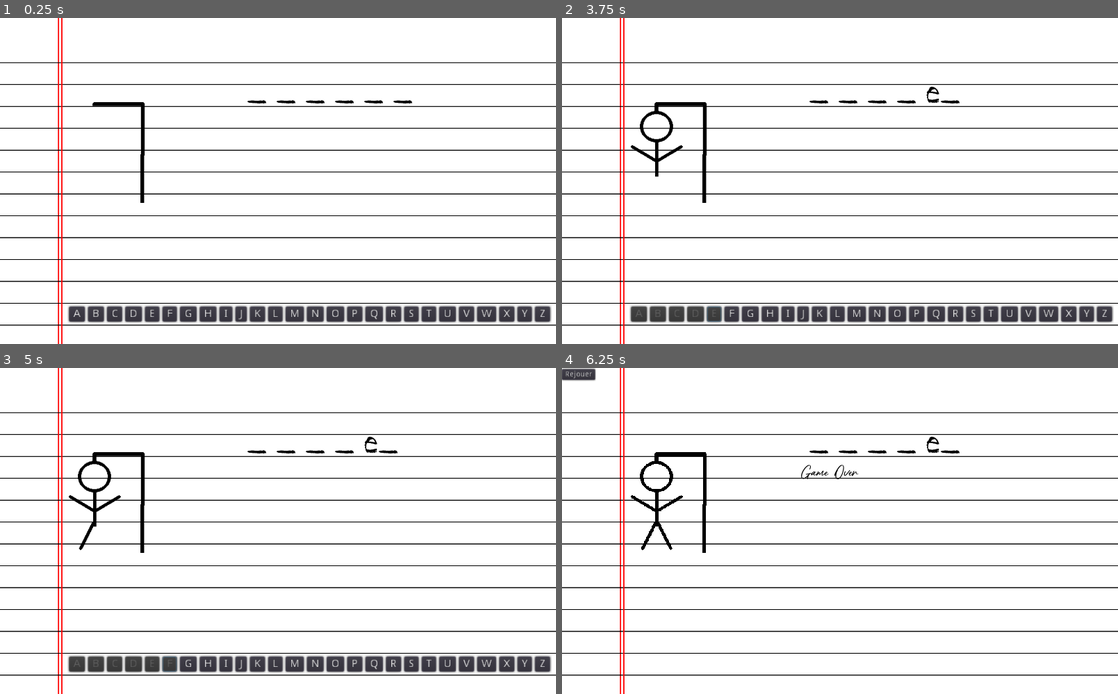
Above: before the commit, frames 1-4 (two rows, left to right).
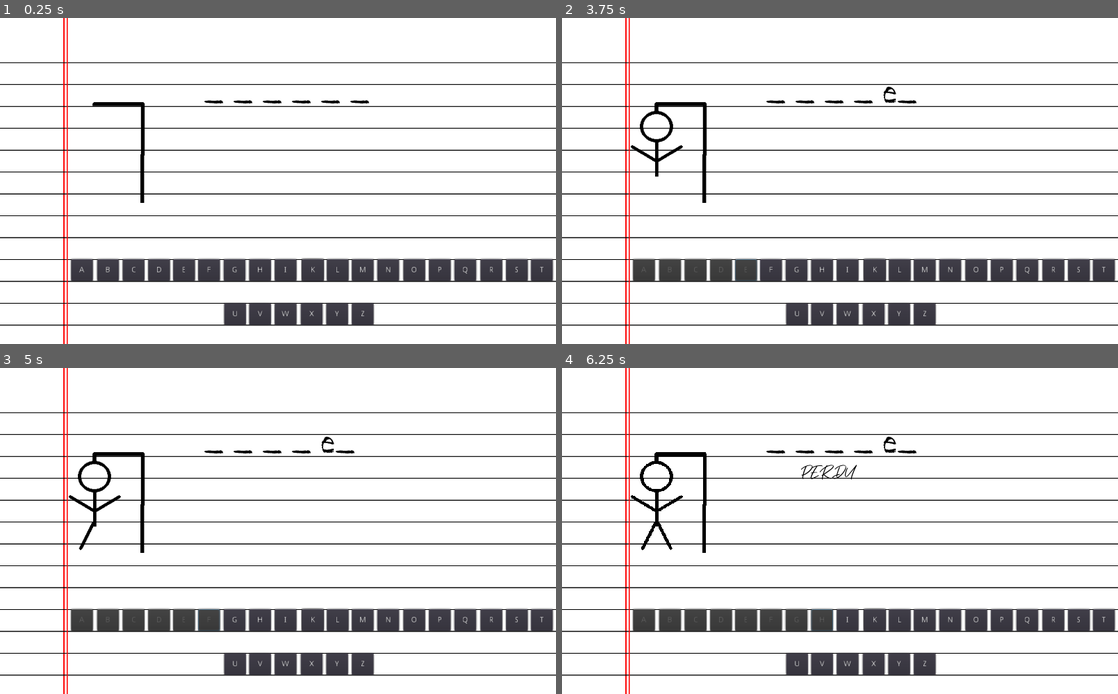
Above: after the commit, the same moments.

Repository: Jelared/Project-Jeu_du_Pendu
Game: Godot game, scene res://scenes/Main.tscn
Same seed, same stepped clock (60 frames per second), same inputs: the game is played once before the commit and once after it.
Inputs (mouse positions are in pixels of both pictures, inside the frame that each line leads up to):
- Up to frame 1 (0.25 s): no input
- Up to frame 2 (3.75 s): click "A" at 0.5 s; click "B" at 1.25 s; click "C" at 2 s; click "D" at 2.75 s; click "E" at 3.5 s
- Up to frame 3 (5 s): click "F" at 4.25 s
- Up to frame 4 (6.25 s): click "G" at 5 s; click (823, 619) at 5.75 s, where only the run after the commit has a clickable "H"

The runs differ from the first frame. In frame 1, 11% of the frame differs, in the area x 10-100%, y 0-100%; in frame 2, 11%; in frame 3, 11%; in frame 4, 9.2%.
Error after the commit: Invalid set index 'visible' (on base: 'null instance') with value of type 'bool'. (res://scripts/Main.gd:111)

Commit message:
update 16-09-2022
UI upgrade

Diff:
--- a/project.godot
+++ b/project.godot
@@ -23,6 +23,14 @@
 window/stretch/mode="2d"
 window/stretch/aspect="expand"
 
+[input]
+
+a={
+"deadzone": 0.5,
+"events": [ Object(InputEventKey,"resource_local_to_scene":false,"resource_name":"","device":0,"alt":false,"shift":false,"control":false,"meta":false,"command":false,"pressed":false,"scancode":0,"physical_scancode":81,"unicode":0,"echo":false,"script":null)
+ ]
+}
+
 [physics]
 
 common/enable_pause_aware_picking=true
--- a/scenes/Main.tscn
+++ b/scenes/Main.tscn
@@ -43,232 +43,278 @@
 groupe_clavier = ExtResource( 2 )
 
 [node name="Page" type="Sprite" parent="."]
-position = Vector2( 536, 662 )
+position = Vector2( 546, 662 )
 scale = Vector2( 0.5, 0.5 )
 texture = ExtResource( 13 )
 
 [node name="Affichage" type="RichTextLabel" parent="."]
-margin_left = 456.0
+margin_left = 376.0
 margin_top = 120.0
-margin_right = 825.0
+margin_right = 1000.0
 margin_bottom = 197.0
 custom_colors/default_color = Color( 0, 0, 0, 1 )
 custom_fonts/normal_font = SubResource( 3 )
 bbcode_enabled = true
 
-[node name="HBoxContainer" type="HBoxContainer" parent="."]
-margin_left = 127.0
-margin_top = 529.0
-margin_right = 760.0
-margin_bottom = 549.0
-rect_scale = Vector2( 1.4, 1.4 )
-
-[node name="Button_A" type="Button" parent="HBoxContainer"]
-margin_right = 21.0
-margin_bottom = 20.0
+[node name="Button_A" type="Button" parent="."]
+margin_left = 131.0
+margin_top = 442.0
+margin_right = 171.0
+margin_bottom = 482.0
 shortcut_in_tooltip = false
 group = ExtResource( 2 )
 text = "A"
-
-[node name="Button_B" type="Button" parent="HBoxContainer"]
-margin_left = 25.0
-margin_right = 46.0
-margin_bottom = 20.0
+icon_align = 1
+
+[node name="Button_B" type="Button" parent="."]
+margin_left = 179.0
+margin_top = 442.0
+margin_right = 219.0
+margin_bottom = 482.0
 shortcut_in_tooltip = false
 group = ExtResource( 2 )
 text = "B"
-
-[node name="Button_C" type="Button" parent="HBoxContainer"]
-margin_left = 50.0
-margin_right = 70.0
-margin_bottom = 20.0
+icon_align = 1
+
+[node name="Button_C" type="Button" parent="."]
+margin_left = 226.0
+margin_top = 442.0
+margin_right = 266.0
+margin_bottom = 482.0
 shortcut_in_tooltip = false
 group = ExtResource( 2 )
 text = "C"
-
-[node name="Button_D" type="Button" parent="HBoxContainer"]
-margin_left = 74.0
-margin_right = 96.0
-margin_bottom = 20.0
+icon_align = 1
+
+[node name="Button_D" type="Button" parent="."]
+margin_left = 273.0
+margin_top = 442.0
+margin_right = 313.0
+margin_bottom = 482.0
 shortcut_in_tooltip = false
 group = ExtResource( 2 )
 text = "D"
-
-[node name="Button_E" type="Button" parent="HBoxContainer"]
-margin_left = 100.0
-margin_right = 119.0
-margin_bottom = 20.0
+icon_align = 1
+
+[node name="Button_E" type="Button" parent="."]
+margin_left = 319.0
+margin_top = 442.0
+margin_right = 359.0
+margin_bottom = 482.0
 shortcut_in_tooltip = false
 group = ExtResource( 2 )
 text = "E"
-
-[node name="Button_F" type="Button" parent="HBoxContainer"]
-margin_left = 123.0
-margin_right = 142.0
-margin_bottom = 20.0
+icon_align = 1
+
+[node name="Button_F" type="Button" parent="."]
+margin_left = 365.0
+margin_top = 442.0
+margin_right = 405.0
+margin_bottom = 482.0
 shortcut_in_tooltip = false
 group = ExtResource( 2 )
 text = "F"
-
-[node name="Button_G" type="Button" parent="HBoxContainer"]
-margin_left = 146.0
-margin_right = 168.0
-margin_bottom = 20.0
+icon_align = 1
+
+[node name="Button_G" type="Button" parent="."]
+margin_left = 412.0
+margin_top = 442.0
+margin_right = 452.0
+margin_bottom = 482.0
 shortcut_in_tooltip = false
 group = ExtResource( 2 )
 text = "G"
-
-[node name="Button_H" type="Button" parent="HBoxContainer"]
-margin_left = 172.0
-margin_right = 194.0
-margin_bottom = 20.0
+icon_align = 1
+
+[node name="Button_H" type="Button" parent="."]
+margin_left = 459.0
+margin_top = 442.0
+margin_right = 499.0
+margin_bottom = 482.0
 shortcut_in_tooltip = false
 group = ExtResource( 2 )
 text = "H"
-
-[node name="Button_I" type="Button" parent="HBoxContainer"]
-margin_left = 198.0
-margin_right = 215.0
-margin_bottom = 20.0
+icon_align = 1
+
+[node name="Button_I" type="Button" parent="."]
+margin_left = 506.0
+margin_top = 442.0
+margin_right = 546.0
+margin_bottom = 482.0
 shortcut_in_tooltip = false
 group = ExtResource( 2 )
 text = "I"
-
-[node name="Button_J" type="Button" parent="HBoxContainer"]
-margin_left = 219.0
-margin_right = 234.0
-margin_bottom = 20.0
+icon_align = 1
+
+[node name="Button_J" type="Button" parent="."]
+margin_left = 556.0
+margin_top = 442.0
+margin_right = 596.0
+margin_bottom = 482.0
 shortcut_in_tooltip = false
 group = ExtResource( 2 )
 text = "J"
-
-[node name="Button_K" type="Button" parent="HBoxContainer"]
-margin_left = 238.0
-margin_right = 258.0
-margin_bottom = 20.0
+icon_align = 1
+
+[node name="Button_K" type="Button" parent="."]
+margin_left = 556.0
+margin_top = 442.0
+margin_right = 596.0
+margin_bottom = 482.0
 shortcut_in_tooltip = false
 group = ExtResource( 2 )
 text = "K"
-
-[node name="Button_L" type="Button" parent="HBoxContainer"]
-margin_left = 262.0
-margin_right = 281.0
-margin_bottom = 20.0
+icon_align = 1
+
+[node name="Button_L" type="Button" parent="."]
+margin_left = 602.0
+margin_top = 442.0
+margin_right = 642.0
+margin_bottom = 482.0
 shortcut_in_tooltip = false
 group = ExtResource( 2 )
 text = "L"
-
-[node name="Button_M" type="Button" parent="HBoxContainer"]
-margin_left = 285.0
-margin_right = 309.0
-margin_bottom = 20.0
+icon_align = 1
+
+[node name="Button_M" type="Button" parent="."]
+margin_left = 648.0
+margin_top = 442.0
+margin_right = 688.0
+margin_bottom = 482.0
 shortcut_in_tooltip = false
 group = ExtResource( 2 )
 text = "M"
-
-[node name="Button_N" type="Button" parent="HBoxContainer"]
-margin_left = 313.0
-margin_right = 335.0
-margin_bottom = 20.0
+icon_align = 1
+
+[node name="Button_N" type="Button" parent="."]
+margin_left = 695.0
+margin_top = 442.0
+margin_right = 735.0
+margin_bottom = 482.0
 shortcut_in_tooltip = false
 group = ExtResource( 2 )
 text = "N"
-
-[node name="Button_O" type="Button" parent="HBoxContainer"]
-margin_left = 339.0
-margin_right = 362.0
-margin_bottom = 20.0
+icon_align = 1
+
+[node name="Button_O" type="Button" parent="."]
+margin_left = 743.0
+margin_top = 442.0
+margin_right = 783.0
+margin_bottom = 482.0
 shortcut_in_tooltip = false
 group = ExtResource( 2 )
 text = "O"
-
-[node name="Button_P" type="Button" parent="HBoxContainer"]
-margin_left = 366.0
-margin_right = 386.0
-margin_bottom = 20.0
+icon_align = 1
+
+[node name="Button_P" type="Button" parent="."]
+margin_left = 790.0
+margin_top = 442.0
+margin_right = 830.0
+margin_bottom = 482.0
 shortcut_in_tooltip = false
 group = ExtResource( 2 )
 text = "P"
-
-[node name="Button_Q" type="Button" parent="HBoxContainer"]
-margin_left = 390.0
-margin_right = 413.0
-margin_bottom = 20.0
+icon_align = 1
+
+[node name="Button_Q" type="Button" parent="."]
+margin_left = 837.0
+margin_top = 442.0
+margin_right = 877.0
+margin_bottom = 482.0
 shortcut_in_tooltip = false
 group = ExtResource( 2 )
 text = "Q"
-
-[node name="Button_R" type="Button" parent="HBoxContainer"]
-margin_left = 417.0
-margin_right = 437.0
-margin_bottom = 20.0
+icon_align = 1
+
+[node name="Button_R" type="Button" parent="."]
+margin_left = 885.0
+margin_top = 442.0
+margin_right = 925.0
+margin_bottom = 482.0
 shortcut_in_tooltip = false
 group = ExtResource( 2 )
 text = "R"
-
-[node name="Button S" type="Button" parent="HBoxContainer"]
-margin_left = 441.0
-margin_right = 460.0
-margin_bottom = 20.0
+icon_align = 1
+
+[node name="Button S" type="Button" parent="."]
+margin_left = 932.0
+margin_top = 442.0
+margin_right = 972.0
+margin_bottom = 482.0
 shortcut_in_tooltip = false
 group = ExtResource( 2 )
 text = "S"
-
-[node name="Button T" type="Button" parent="HBoxContainer"]
-margin_left = 464.0
-margin_right = 483.0
-margin_bottom = 20.0
+icon_align = 1
+
+[node name="Button T" type="Button" parent="."]
+margin_left = 978.0
+margin_top = 442.0
+margin_right = 1018.0
+margin_bottom = 482.0
 shortcut_in_tooltip = false
 group = ExtResource( 2 )
 text = "T"
-
-[node name="Button U" type="Button" parent="HBoxContainer"]
-margin_left = 487.0
-margin_right = 509.0
-margin_bottom = 20.0
+icon_align = 1
+
+[node name="Button U" type="Button" parent="."]
+margin_left = 413.0
+margin_top = 523.0
+margin_right = 453.0
+margin_bottom = 563.0
 shortcut_in_tooltip = false
 group = ExtResource( 2 )
 text = "U"
-
-[node name="Button V" type="Button" parent="HBoxContainer"]
-margin_left = 513.0
-margin_right = 533.0
-margin_bottom = 20.0
+icon_align = 1
+
+[node name="Button V" type="Button" parent="."]
+margin_left = 459.0
+margin_top = 523.0
+margin_right = 499.0
+margin_bottom = 563.0
 shortcut_in_tooltip = false
 group = ExtResource( 2 )
 text = "V"
-
-[node name="Button W" type="Button" parent="HBoxContainer"]
-margin_left = 537.0
-margin_right = 562.0
-margin_bottom = 20.0
+icon_align = 1
+
+[node name="Button W" type="Button" parent="."]
+margin_left = 506.0
+margin_top = 523.0
+margin_right = 546.0
+margin_bottom = 563.0
 shortcut_in_tooltip = false
 group = ExtResource( 2 )
 text = "W"
-
-[node name="Button X" type="Button" parent="HBoxContainer"]
-margin_left = 566.0
-margin_right = 586.0
-margin_bottom = 20.0
+icon_align = 1
+
+[node name="Button X" type="Button" parent="."]
+margin_left = 554.0
+margin_top = 523.0
+margin_right = 594.0
+margin_bottom = 563.0
 shortcut_in_tooltip = false
 group = ExtResource( 2 )
 text = "X"
-
-[node name="Button Y" type="Button" parent="HBoxContainer"]
-margin_left = 590.0
-margin_right = 609.0
-margin_bottom = 20.0
+icon_align = 1
+
+[node name="Button Y" type="Button" parent="."]
+margin_left = 601.0
+margin_top = 523.0
+margin_right = 641.0
+margin_bottom = 563.0
 shortcut_in_tooltip = false
 group = ExtResource( 2 )
 text = "Y"
-
-[node name="Button Z" type="Button" parent="HBoxContainer"]
-margin_left = 613.0
-margin_right = 633.0
-margin_bottom = 20.0
+icon_align = 1
+
+[node name="Button Z" type="Button" parent="."]
+margin_left = 648.0
+margin_top = 523.0
+margin_right = 688.0
+margin_bottom = 563.0
 shortcut_in_tooltip = false
 group = ExtResource( 2 )
 text = "Z"
+icon_align = 1
 
 [node name="Pendu" type="AnimatedSprite" parent="."]
 position = Vector2( 200, 230 )
@@ -283,11 +329,11 @@
 custom_fonts/normal_font = SubResource( 4 )
 
 [node name="Win" type="RichTextLabel" parent="."]
-margin_left = 440.0
-margin_top = 174.0
-margin_right = 568.0
-margin_bottom = 214.0
-custom_colors/default_color = Color( 0, 0, 0, 1 )
+margin_left = 5.0
+margin_top = 124.0
+margin_right = 133.0
+margin_bottom = 164.0
+custom_colors/default_color = Color( 0.952941, 0.0627451, 0.0627451, 1 )
 custom_fonts/normal_font = SubResource( 4 )
 
 [node name="Timer" type="RichTextLabel" parent="."]
--- a/scripts/Main.gd
+++ b/scripts/Main.gd
@@ -92,7 +92,7 @@
 		$Pendu.frame = perdu
 		perdu += 1
 	if perdu == 7 :
-		$Gameover.text = "Game Over"
+		$Gameover.text = "PERDU"
 		Brejouer()
 
 
@@ -102,7 +102,7 @@
 	print("g")
 	var b = affichage
 	if a==b :
-		$Win.text = "GAGNER"
+		$Win.text = "BRAVO"
 		Brejouer()
 
 
@@ -111,6 +111,10 @@
 	$HBoxContainer.visible = false #dispartion des boutons des lettres
 	var buttonR = Button.new()
 	buttonR.text = "Rejouer"
+	buttonR.anchor_left = 0.45
+	buttonR.anchor_top = 0.8
+	buttonR.rect_size.y = 50
+	buttonR.rect_size.x = 200
 	buttonR.connect("pressed", self, "rejouer")
 	add_child(buttonR)
 
